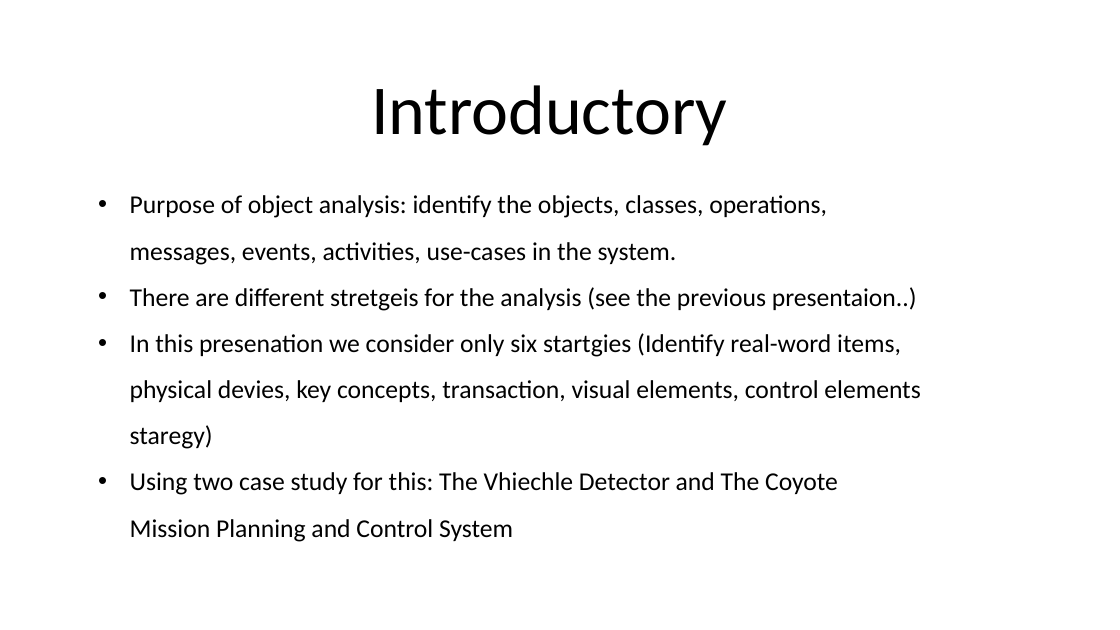
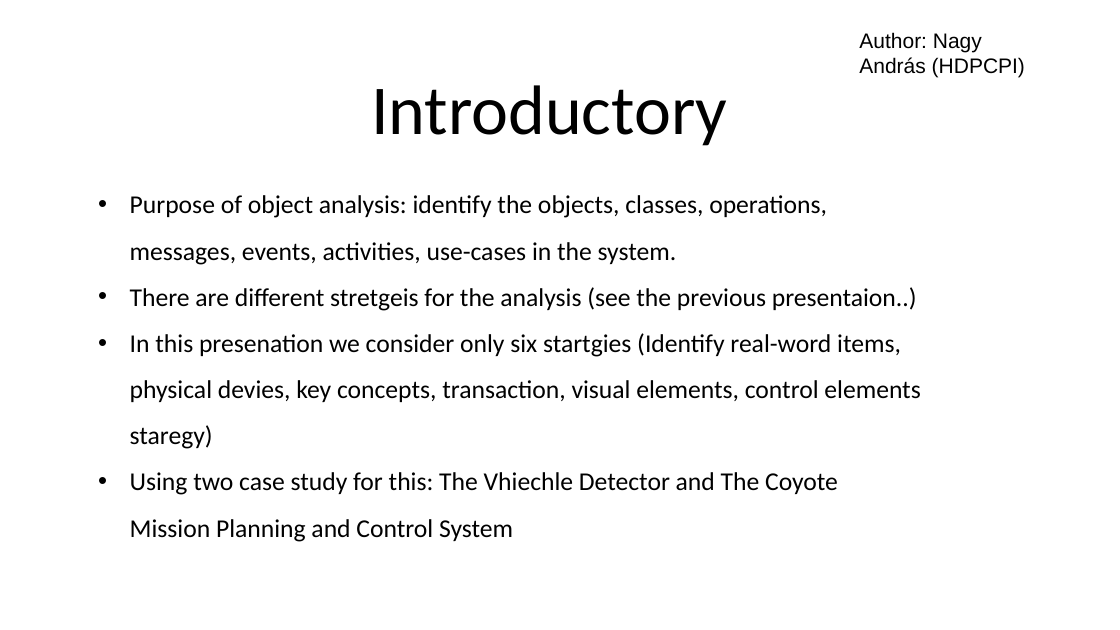
Before and after one commit to nagyandras95/Egyetem, a slide deck: slide 1 of information_systems/real_time_uml/prezi.pptx. Drawn at 1120x630 pixels with LibreOffice and Linux fonts; fonts in the diff are those of the drawing. Boxes give left, top, right and bottom in pixels: in the first picture for what was removed or moved away, otherwise in the second. Text is boxed around its words. In the diff, an @@ line names an element or a change of style, - is before the commit and + after.

```diff
--- a/information_systems/real_time_uml/prezi.pptx
+++ b/information_systems/real_time_uml/prezi.pptx
@@ text added at (859,32,1025,77), 18 pt, text #000000 @@
+Author: Nagy András (HDPCPI)
```
Also in this commit, not shown: 3 other slides changed, 3 other files.
